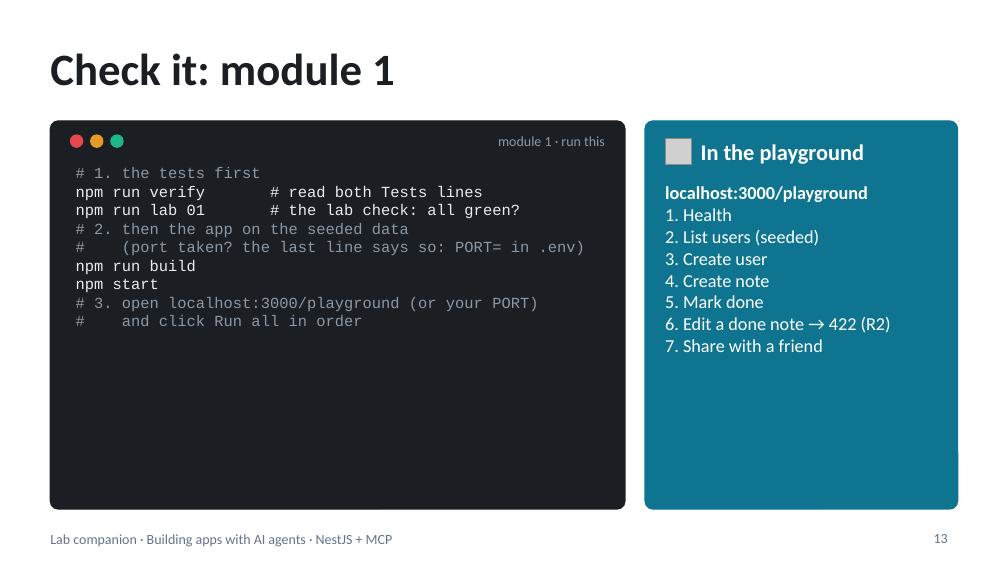
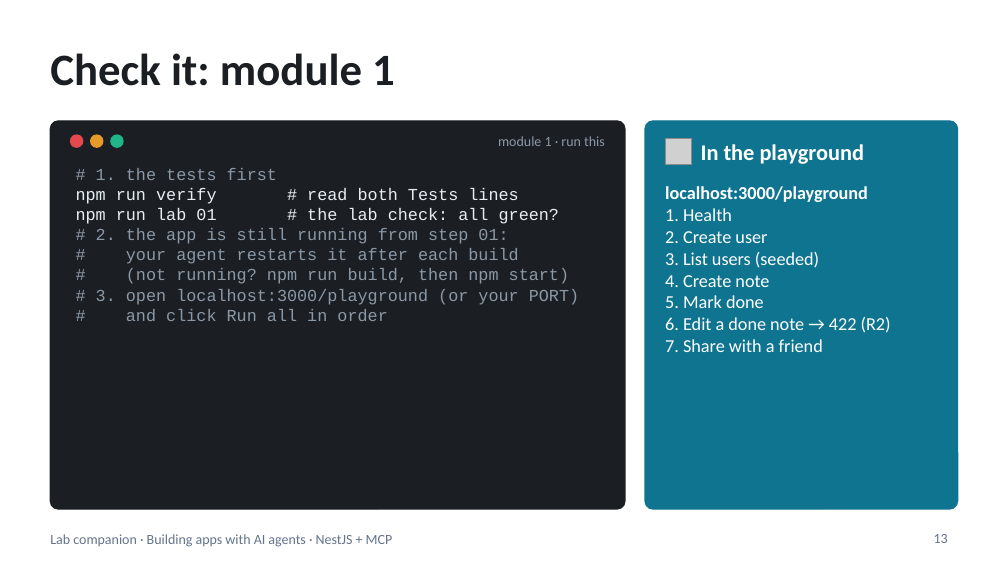
Before and after one commit to blazaga/ai-training-modules, a slide deck: slide 13 of docs/ai-agent-training/slides/lab-companion.pptx. Drawn at 1008x567 pixels with LibreOffice and Linux fonts; fonts in the diff are those of the drawing; grey boxes stand for pictures. Boxes give left, top, right and bottom in pixels: in the first picture for what was removed or moved away, otherwise in the second. Text is boxed around its words. In the diff, an @@ line names an element or a change of style, - is before the commit and + after.

```diff
--- a/docs/ai-agent-training/slides/lab-companion.pptx
+++ b/docs/ai-agent-training/slides/lab-companion.pptx
@@ text at (76, 168, 579, 321): size 11 to 12 pt in "# 1. the tests first", "npm run verify # read both Tests ...", "npm run lab 01 # the lab ...", "# 3. open localhost:3000/playground (or your PORT)" and 1 more places @@
@@ text at (96, 228, 569, 284): text changed; size 11 to 12 pt @@
-# 2. then the app on the seeded data
-# (port taken? the last line says so: PORT= in .env)
-npm run build
-npm start
+# 2. the app is still running from step 01:
+# your agent restarts it after each build
+# (not running? npm run build, then npm start)
@@ text at (665, 231, 819, 268): text changed @@
-2. List users (seeded)
-3. Create user
+2. Create user
+3. List users (seeded)
```
Also in this commit, not shown: 9 other slides changed, 28 other files.
